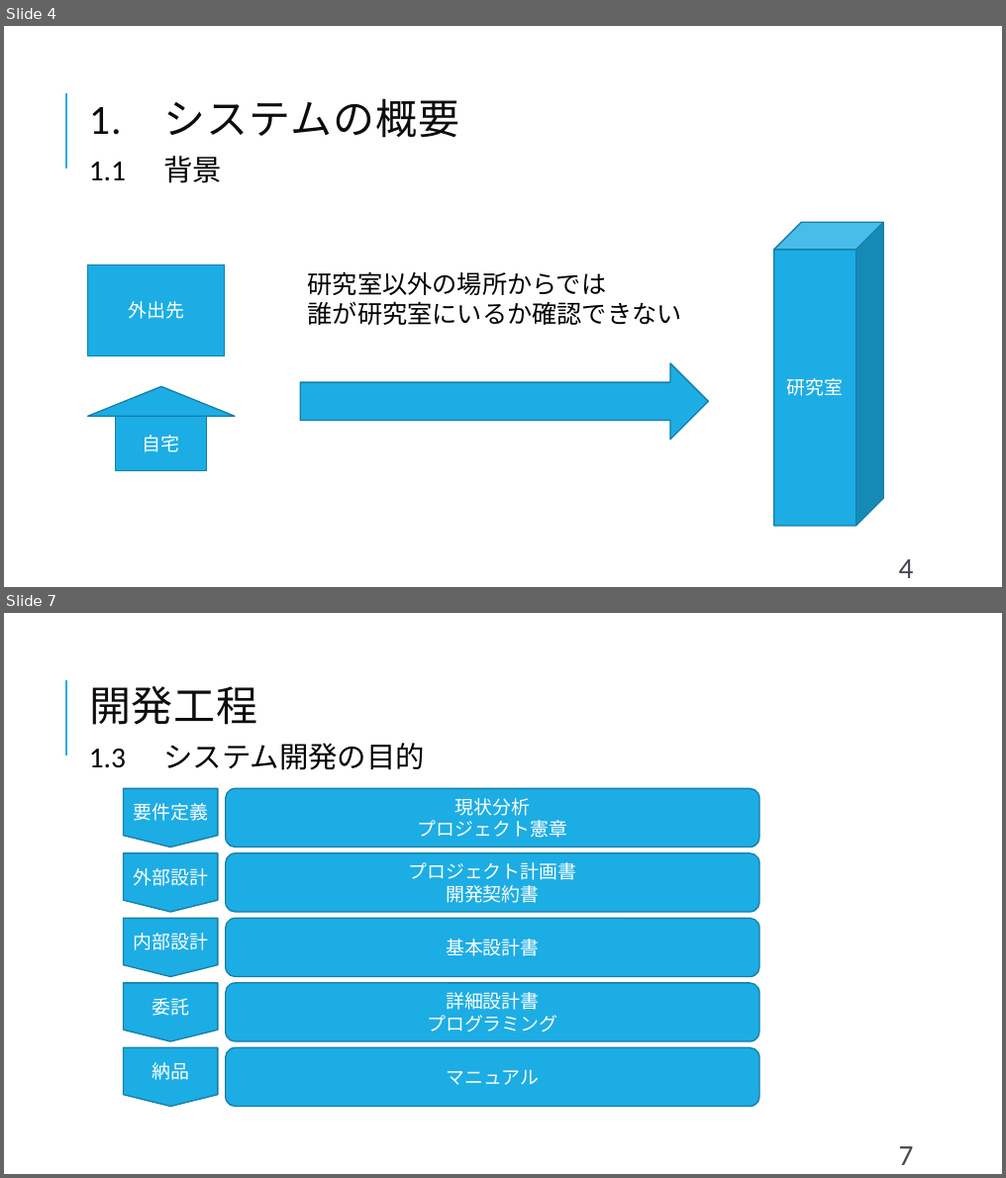
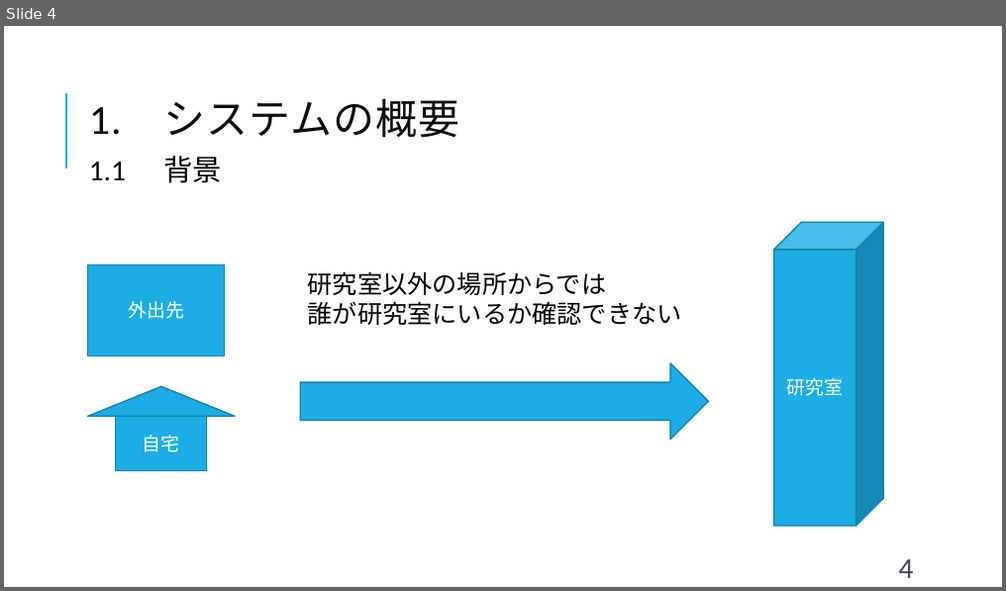
Before and after one commit to shimoda-a/pmpractice, a slide deck: yabuki-a/PM演習矢吹a/PM演習_中間報告_矢吹研A班.pptx. Shown one above the other, each under a label of ours: slides 4 and 7 before the commit, slide 4 after it; the slides between them are not shown. The pictures are 1006x1178 and 1006x591 pixels, drawn with LibreOffice and Linux fonts; fonts in the diff are those of the drawing. Boxes give left, top, right and bottom in pixels: in the first picture for what was removed or moved away, otherwise in the second. Text is boxed around its words. In the diff, an @@ line names an element or a change of style, - is before the commit and + after.

```diff
--- a/yabuki-a/PM演習矢吹a/PM演習_中間報告_矢吹研A班.pptx
+++ b/yabuki-a/PM演習矢吹a/PM演習_中間報告_矢吹研A班.pptx
@@ slide 7 removed at <box>4,613,1002,1174</box>, background #FFFFFF; not listed: 1 template element that a slide beside it also shows @@
@@ title removed at <box>89,686,258,725</box> @@
-開発工程
@@ text removed at <box>89,743,424,770</box> @@
-1.3 システム開発の目的
@@ flow chart offpage connector removed at <box>123,789,218,848</box> @@
-要件定義
@@ rounded rectangle removed at <box>226,789,759,848</box> @@
-現状分析
-プロジェクト憲章
@@ flow chart offpage connector removed at <box>123,854,218,912</box> @@
-外部設計
@@ rounded rectangle removed at <box>226,854,759,912</box> @@
-プロジェクト計画書
-開発契約書
@@ flow chart offpage connector removed at <box>123,919,218,977</box> @@
-内部設計
@@ rounded rectangle removed at <box>226,919,759,977</box> @@
-基本設計書
@@ flow chart offpage connector removed at <box>123,983,218,1042</box> @@
-委託
@@ rounded rectangle removed at <box>226,983,759,1042</box> @@
-詳細設計書
-プログラミング
@@ flow chart offpage connector removed at <box>123,1048,218,1106</box> @@
-納品
@@ rounded rectangle removed at <box>226,1048,759,1106</box> @@
-マニュアル
@@ page number removed at <box>899,1147,914,1165</box> @@
-7
```
Also in this commit, not shown: 11 slides changed, 2 slides added, 2 other files.
